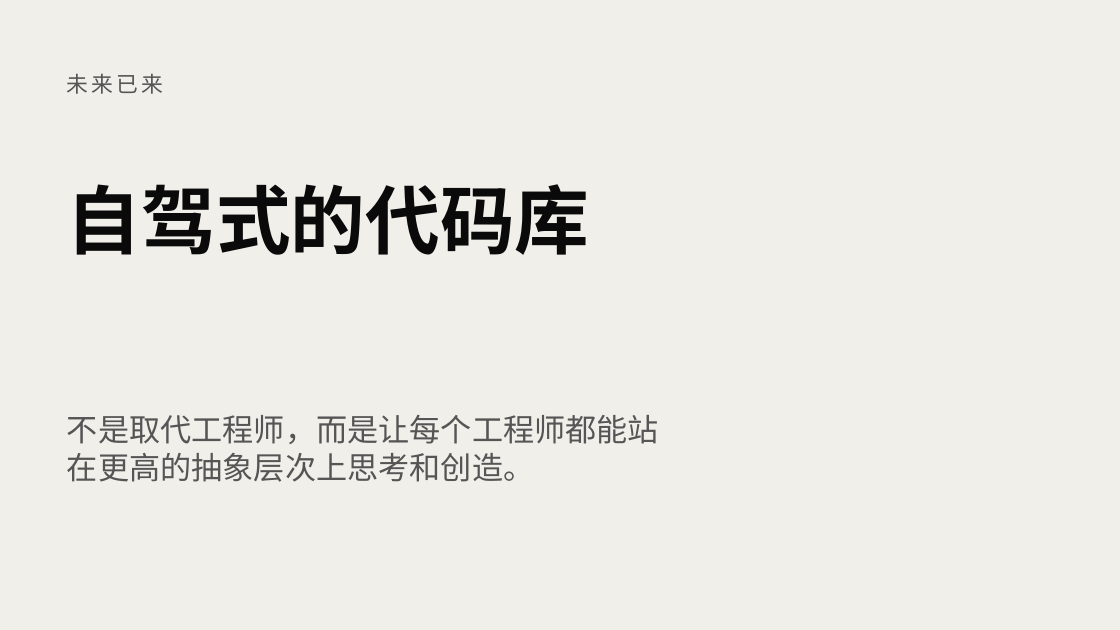
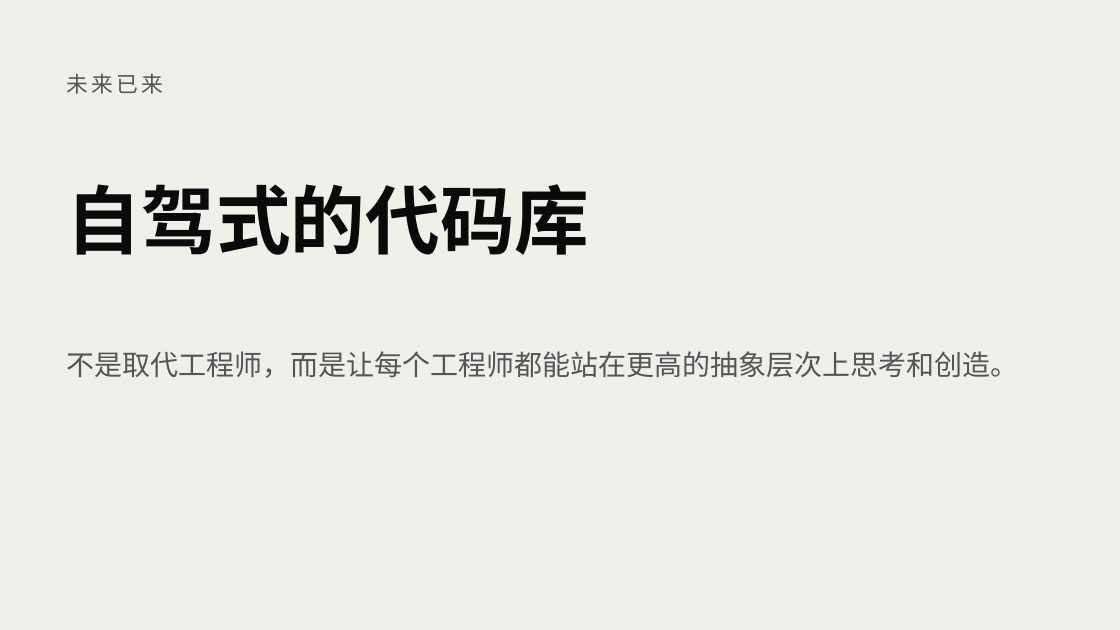
Before and after one commit to atian25/ppt-test, a slide deck: slide 12 of SOLO-0408-直播/ppt/SOLO_0418_直播.pptx. Drawn at 1120x630 pixels with LibreOffice and Linux fonts; fonts in the diff are those of the drawing. Boxes give left, top, right and bottom in pixels: in the first picture for what was removed or moved away, otherwise in the second. Text is boxed around its words. In the diff, an @@ line names an element or a change of style, - is before the commit and + after.

```diff
--- a/SOLO-0408-直播/ppt/SOLO_0418_直播.pptx
+++ b/SOLO-0408-直播/ppt/SOLO_0418_直播.pptx
@@ text "不是取代工程师，而是让每个工程师都能站在更高的抽象层次上思考和创造。": place and size @@
-text "不是取代工程师，而是让每个工程师都能站在更高的抽象层次上思考和创造。" at <box>67,415,659,482</box>
+text "不是取代工程师，而是让每个工程师都能站在更高的抽象层次上思考和创造。" at <box>67,351,1019,378</box>
@@ text "不是取代工程师，而是让每个工程师都能站在更高的抽象层次上思考和创造。" at <box>67,351,1019,378</box>: size 20 to 18 pt @@
```
Also in this commit, not shown: 10 other slides changed, 1 other file.
